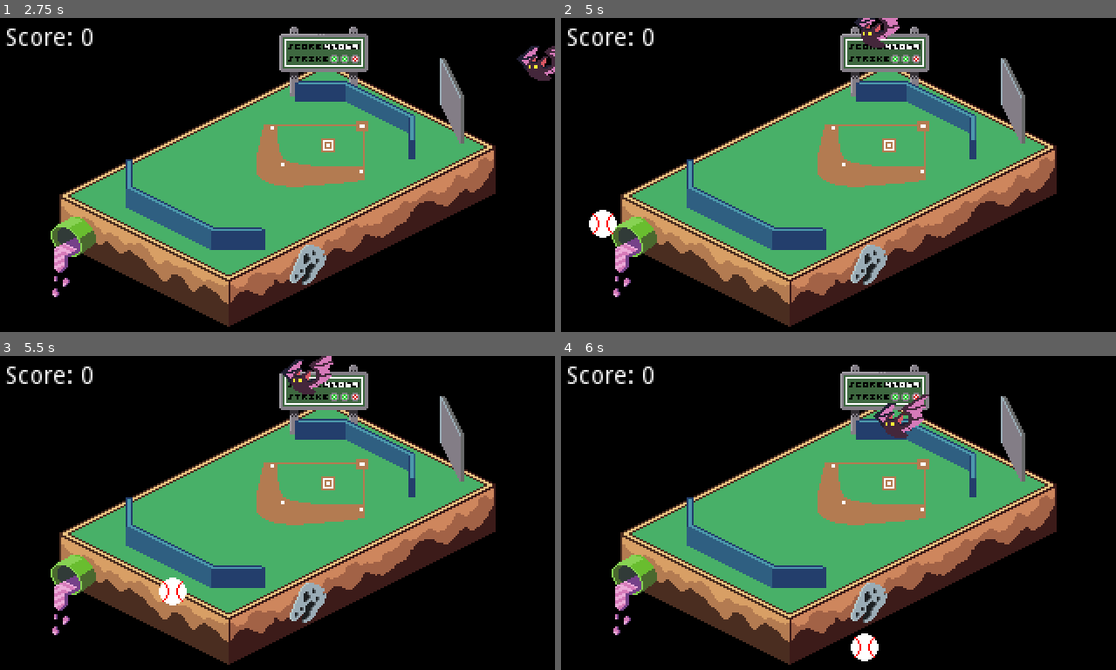
Above: before the commit, frames 1-4 (two rows, left to right).
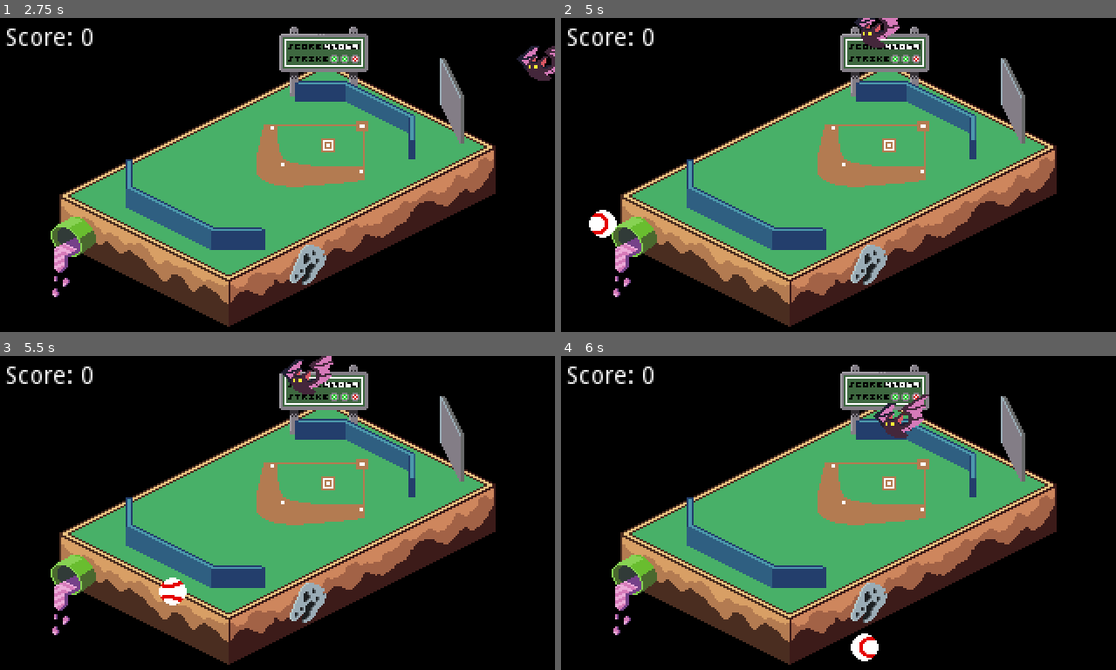
Above: after the commit, the same moments.

Repository: im-deepfriedwater/spaceball-bat
Game: Godot game, scene res://scenes/MainBaseballGame.tscn
Two runs of this game, one before a commit and one after it. Both use one fixed random seed, a clock stepped at 60 frames per second and the inputs below.
Inputs:
- Up to frame 1 (2.75 s): tap Enter (ui_accept) at 0.5, 0.6, 0.77, 1.07, 1.35, 1.52, 1.82, 2, 2.1 s; hold Right (ui_right) 0.53-1.28 s; hold Down (ui_down) 1.28-2.03 s; hold Right (ui_right) from 2.03 s (still down)
- Up to frame 2 (5 s): release Right (ui_right) at 2.78 s; hold Up (ui_up) 2.78-3.53 s; tap Enter (ui_accept) at 2.85, 3.02, 3.32, 3.6, 3.77, 4.07, 4.35, 4.52, 4.82 s; hold Left (ui_left) from 3.53 s (still down)
- Up to frame 3 (5.5 s): release Left (ui_left) at 5.03 s; hold Down (ui_down) from 5.03 s (still down); tap Enter (ui_accept) at 5.1 s
- Up to frame 4 (6 s): release Down (ui_down) at 5.78 s; hold Right (ui_right) from 5.78 s (still down); tap Enter (ui_accept) at 5.85 s

Frame 1 is identical in both runs. In frame 2, 0.1% of the frame differs, in the area x 5-10%, y 62-69%; in frame 3, 0.1%, in the area x 28-34%, y 71-79%; in frame 4, 0.1%.

Commit message:
Cleaned up code, added animated baseball
added the animated baseball, removed a bunch of unneeded comments, removed print statements.

Diff:
--- a/src/scenes/Baseball.tscn
+++ /dev/null
@@ -1,36 +0,0 @@
-[gd_scene load_steps=5 format=2]
-
-[ext_resource path="res://scripts/baseball/PlayfieldBaseball.gd" type="Script" id=1]
-[ext_resource path="res://assets/baseball/baseball-static-test.png" type="Texture" id=2]
-
-[sub_resource type="RectangleShape2D" id=1]
-extents = Vector2( 8, 8 )
-
-[sub_resource type="RectangleShape2D" id=2]
-
-[node name="PlayfieldBaseball" type="KinematicBody2D"]
-collision_layer = 2
-collision_mask = 2
-script = ExtResource( 1 )
-
-[node name="CollisionShape2D" type="CollisionShape2D" parent="."]
-shape = SubResource( 1 )
-
-[node name="Sprite" type="Sprite" parent="."]
-texture = ExtResource( 2 )
-
-[node name="AnimationPlayer" type="AnimationPlayer" parent="."]
-root_node = NodePath("../..")
-
-[node name="Baseball-top" type="Node2D" parent="."]
-
-[node name="Timer" type="Timer" parent="."]
-
-[node name="Area2D" type="Area2D" parent="."]
-collision_layer = 4
-
-[node name="CollisionShape2D" type="CollisionShape2D" parent="Area2D"]
-shape = SubResource( 2 )
-
-[connection signal="child_exiting_tree" from="." to="." method="_on_Baseball_child_exiting_tree"]
-[connection signal="body_entered" from="Area2D" to="." method="_on_Area2D_body_entered"]
--- a/src/scenes/Bat.tscn
+++ b/src/scenes/Bat.tscn
@@ -34,7 +34,7 @@
 blend_point_1/pos = 0.0
 
 [sub_resource type="AnimationNodeBlendTree" id=10]
-graph_offset = Vector2( -124.818, -321.649 )
+graph_offset = Vector2( -147.101, -220.028 )
 nodes/BodyBlink/node = SubResource( 15 )
 nodes/BodyBlink/position = Vector2( 240, -100 )
 nodes/BodyIdle/node = SubResource( 8 )
@@ -46,7 +46,7 @@
 nodes/WingBlendSpace/node = SubResource( 25 )
 nodes/WingBlendSpace/position = Vector2( 360, 60 )
 nodes/output/position = Vector2( 840, 40 )
-node_connections = [ "OneShot", 0, "BodyIdle", "OneShot", 1, "BodyBlink", "BodyWingBlend2", 0, "OneShot", "BodyWingBlend2", 1, "WingBlendSpace", "output", 0, "BodyWingBlend2" ]
+node_connections = [ "output", 0, "BodyWingBlend2", "BodyWingBlend2", 0, "OneShot", "BodyWingBlend2", 1, "WingBlendSpace", "OneShot", 0, "BodyIdle", "OneShot", 1, "BodyBlink" ]
 
 [sub_resource type="Animation" id=11]
 resource_name = "BodyBlink"
--- a/src/scenes/BgBaseball.tscn
+++ /dev/null
@@ -1,24 +0,0 @@
-[gd_scene load_steps=4 format=2]
-
-[ext_resource path="res://assets/baseball/baseball-static-test.png" type="Texture" id=1]
-[ext_resource path="res://scripts/baseball/background/BgBaseball.gd" type="Script" id=2]
-
-[sub_resource type="RectangleShape2D" id=1]
-extents = Vector2( 8, 8 )
-
-[node name="BgBaseball" type="KinematicBody2D"]
-script = ExtResource( 2 )
-
-[node name="CollisionShape2D" type="CollisionShape2D" parent="."]
-shape = SubResource( 1 )
-disabled = true
-
-[node name="Sprite" type="Sprite" parent="."]
-texture = ExtResource( 1 )
-
-[node name="Timer" type="Timer" parent="."]
-wait_time = 0.5
-__meta__ = {
-"_editor_description_": "
-"
-}
--- /dev/null
+++ b/src/scenes/baseball/Baseball.tscn
@@ -0,0 +1,115 @@
+[gd_scene load_steps=6 format=2]
+
+[ext_resource path="res://scripts/baseball/PlayfieldBaseball.gd" type="Script" id=1]
+[ext_resource path="res://assets/baseball/ball_large.png" type="Texture" id=2]
+
+[sub_resource type="RectangleShape2D" id=1]
+extents = Vector2( 8, 8 )
+
+[sub_resource type="RectangleShape2D" id=2]
+
+[sub_resource type="Animation" id=3]
+length = 1.4
+loop = true
+tracks/0/type = "value"
+tracks/0/path = NodePath("Sprite:texture")
+tracks/0/interp = 1
+tracks/0/loop_wrap = false
+tracks/0/imported = false
+tracks/0/enabled = true
+tracks/0/keys = {
+"times": PoolRealArray( 0 ),
+"transitions": PoolRealArray( 1 ),
+"update": 1,
+"values": [ ExtResource( 2 ) ]
+}
+tracks/1/type = "value"
+tracks/1/path = NodePath("Sprite:hframes")
+tracks/1/interp = 1
+tracks/1/loop_wrap = false
+tracks/1/imported = false
+tracks/1/enabled = true
+tracks/1/keys = {
+"times": PoolRealArray( 0 ),
+"transitions": PoolRealArray( 1 ),
+"update": 1,
+"values": [ 3 ]
+}
+tracks/2/type = "value"
+tracks/2/path = NodePath("Sprite:vframes")
+tracks/2/interp = 1
+tracks/2/loop_wrap = false
+tracks/2/imported = false
+tracks/2/enabled = true
+tracks/2/keys = {
+"times": PoolRealArray( 0 ),
+"transitions": PoolRealArray( 1 ),
+"update": 1,
+"values": [ 3 ]
+}
+tracks/3/type = "value"
+tracks/3/path = NodePath("Sprite:visible")
+tracks/3/interp = 1
+tracks/3/loop_wrap = false
+tracks/3/imported = false
+tracks/3/enabled = true
+tracks/3/keys = {
+"times": PoolRealArray( 0 ),
+"transitions": PoolRealArray( 1 ),
+"update": 1,
+"values": [ true ]
+}
+tracks/4/type = "value"
+tracks/4/path = NodePath("Sprite:frame")
+tracks/4/interp = 1
+tracks/4/loop_wrap = false
+tracks/4/imported = false
+tracks/4/enabled = true
+tracks/4/keys = {
+"times": PoolRealArray( 0, 0.1, 0.2, 0.3, 0.4, 0.5, 0.6, 0.7, 0.8, 0.9, 1, 1.1, 1.2, 1.3 ),
+"transitions": PoolRealArray( 1, 1, 1, 1, 1, 1, 1, 1, 1, 1, 1, 1, 1, 1 ),
+"update": 1,
+"values": [ 0.0, 0.0, 1.0, 1.0, 2.0, 2.0, 3.0, 3.0, 4.0, 4.0, 5.0, 5.0, 6.0, 6.0 ]
+}
+
+[node name="PlayfieldBaseball" type="KinematicBody2D"]
+collision_layer = 2
+collision_mask = 2
+script = ExtResource( 1 )
+
+[node name="CollisionShape2D" type="CollisionShape2D" parent="."]
+shape = SubResource( 1 )
+
+[node name="Baseball-top" type="Node2D" parent="."]
+
+[node name="Timer" type="Timer" parent="."]
+
+[node name="Area2D" type="Area2D" parent="."]
+collision_layer = 4
+
+[node name="CollisionShape2D" type="CollisionShape2D" parent="Area2D"]
+shape = SubResource( 2 )
+
+[node name="AnimationPlayer" type="AnimationPlayer" parent="."]
+autoplay = "default"
+anims/default = SubResource( 3 )
+
+[node name="Sprite" type="Sprite" parent="."]
+texture = ExtResource( 2 )
+hframes = 3
+vframes = 3
+__meta__ = {
+"_aseprite_wizard_config_": {
+"layer": "",
+"o_ex_p": "",
+"o_folder": "",
+"o_name": "",
+"only_visible": false,
+"op_exp": false,
+"player": "AnimationPlayer",
+"source": "C:/Users/tomdt/Dev/baseball-bat/concept-art/ball_large.aseprite"
+}
+}
+
+[connection signal="child_exiting_tree" from="." to="." method="_on_Baseball_child_exiting_tree"]
+[connection signal="body_entered" from="Area2D" to="." method="_on_Area2D_body_entered"]
--- /dev/null
+++ b/src/scenes/baseball/BgBaseball.tscn
@@ -0,0 +1,106 @@
+[gd_scene load_steps=5 format=2]
+
+[ext_resource path="res://scripts/baseball/background/BgBaseball.gd" type="Script" id=1]
+[ext_resource path="res://assets/baseball/ball_large.png" type="Texture" id=2]
+
+[sub_resource type="RectangleShape2D" id=1]
+extents = Vector2( 8, 8 )
+
+[sub_resource type="Animation" id=2]
+length = 1.4
+loop = true
+tracks/0/type = "value"
+tracks/0/path = NodePath("Sprite:texture")
+tracks/0/interp = 1
+tracks/0/loop_wrap = false
+tracks/0/imported = false
+tracks/0/enabled = true
+tracks/0/keys = {
+"times": PoolRealArray( 0 ),
+"transitions": PoolRealArray( 1 ),
+"update": 1,
+"values": [ ExtResource( 2 ) ]
+}
+tracks/1/type = "value"
+tracks/1/path = NodePath("Sprite:hframes")
+tracks/1/interp = 1
+tracks/1/loop_wrap = false
+tracks/1/imported = false
+tracks/1/enabled = true
+tracks/1/keys = {
+"times": PoolRealArray( 0 ),
+"transitions": PoolRealArray( 1 ),
+"update": 1,
+"values": [ 3 ]
+}
+tracks/2/type = "value"
+tracks/2/path = NodePath("Sprite:vframes")
+tracks/2/interp = 1
+tracks/2/loop_wrap = false
+tracks/2/imported = false
+tracks/2/enabled = true
+tracks/2/keys = {
+"times": PoolRealArray( 0 ),
+"transitions": PoolRealArray( 1 ),
+"update": 1,
+"values": [ 3 ]
+}
+tracks/3/type = "value"
+tracks/3/path = NodePath("Sprite:visible")
+tracks/3/interp = 1
+tracks/3/loop_wrap = false
+tracks/3/imported = false
+tracks/3/enabled = true
+tracks/3/keys = {
+"times": PoolRealArray( 0 ),
+"transitions": PoolRealArray( 1 ),
+"update": 1,
+"values": [ true ]
+}
+tracks/4/type = "value"
+tracks/4/path = NodePath("Sprite:frame")
+tracks/4/interp = 1
+tracks/4/loop_wrap = false
+tracks/4/imported = false
+tracks/4/enabled = true
+tracks/4/keys = {
+"times": PoolRealArray( 0, 0.1, 0.2, 0.3, 0.4, 0.5, 0.6, 0.7, 0.8, 0.9, 1, 1.1, 1.2, 1.3 ),
+"transitions": PoolRealArray( 1, 1, 1, 1, 1, 1, 1, 1, 1, 1, 1, 1, 1, 1 ),
+"update": 1,
+"values": [ 0.0, 0.0, 1.0, 1.0, 2.0, 2.0, 3.0, 3.0, 4.0, 4.0, 5.0, 5.0, 6.0, 6.0 ]
+}
+
+[node name="BgBaseball" type="KinematicBody2D"]
+script = ExtResource( 1 )
+
+[node name="CollisionShape2D" type="CollisionShape2D" parent="."]
+shape = SubResource( 1 )
+disabled = true
+
+[node name="Sprite" type="Sprite" parent="."]
+texture = ExtResource( 2 )
+hframes = 3
+vframes = 3
+__meta__ = {
+"_aseprite_wizard_config_": {
+"layer": "",
+"o_ex_p": "",
+"o_folder": "",
+"o_name": "",
+"only_visible": false,
+"op_exp": false,
+"player": "AnimationPlayer",
+"source": "C:/Users/tomdt/Dev/baseball-bat/concept-art/ball_large.aseprite"
+}
+}
+
+[node name="Timer" type="Timer" parent="."]
+wait_time = 0.5
+__meta__ = {
+"_editor_description_": "
+"
+}
+
+[node name="AnimationPlayer" type="AnimationPlayer" parent="."]
+autoplay = "default"
+anims/default = SubResource( 2 )
--- a/src/scripts/Bat.gd
+++ b/src/scripts/Bat.gd
@@ -13,6 +13,7 @@
 export var flappy_vertical_max_speed: float =  55
 export var flappy_gravity: float = 105
 export var flappy_input_buffer_in_seconds: float = 0.05
+# export var flappy_input_buffer_in_seconds: float = 0.30
 export var flappy_horizontal_impulse: float = 35
 export var flappy_horizontal_max_speed: float = 90
 export var flappy_horizontal_acceleration: float = 100
@@ -60,6 +61,7 @@
 
 	if !flappy_is_input_buffering and Input.is_action_just_pressed("ui_accept"):
 		bat_velocity.y += -flappy_vertical_max_speed
+		#bat_velocity.y = -flappy_vertical_max_speed
 		flappy_is_input_buffering = true
 		flappy_input_buffer_timer.start()
 
--- a/src/scripts/baseball/PlayfieldBaseball.gd
+++ b/src/scripts/baseball/PlayfieldBaseball.gd
@@ -2,57 +2,39 @@
 extends KinematicBody2D
 
 export var BASEBALL_GRAVITY = 1.0
-#export var SMALL_BALL_TIME = 0.9
 var DELETE_Y = 250
 
 onready var sprite = $Sprite
 onready var collision_shape = $CollisionShape2D
-#onready var timer = $Timer
 
 var is_following_path = false
 var current_velocity: Vector2
 
 # Called when the node enters the scene tree for the first time.
 func _ready():
-	#print("Setting timeout")
-#	timer.one_shot = true
-	#timer.wait_time= SMALL_BALL_TIME
-#	timer.start()
-#	timer.connect("timeout", self, "on_timeout")
-
-	#Disable collisions for first X 'frames'
 	collision_shape.disabled = true
-	#sprite.scale = Vector2(0.5, 0.5)
 
 func _physics_process(_delta):
 	if !is_following_path && current_velocity:
 		#infinite inertia set to false, do we care about collsions with rigidbodies?
 		move_and_collide(current_velocity , false, true, false)
-
 		#Apply Gravity
-		#print(global_position)
 		current_velocity.y += BASEBALL_GRAVITY * _delta
 		if global_position.y > DELETE_Y:
 			queue_free();
 
 
 func addVelocity( vel : Vector2 ):
-	#print("adding velocity to baseball . . . ")
 	current_velocity = vel;
 
 
 func addPath():
 	pass
 
-#func on_timeout ():
-#	sprite.scale = Vector2(1, 1)
-#	collision_shape.disabled = false
-
 func _on_Area2D_body_entered(body):
 	BaseballEventsSingleton.emit_signal("catch_baseball")
 	queue_free()
 
-
 # called during the exit logic when this node is queued to be freed
 func _on_Baseball_child_exiting_tree(node):
 	BaseballEventsSingleton.emit_signal("destroy_baseball")
--- a/src/scripts/baseball/PlayfieldBaseballLauncher.gd
+++ b/src/scripts/baseball/PlayfieldBaseballLauncher.gd
@@ -5,14 +5,13 @@
 export var BALL_ANGLE_DEGREES = 45
 export var BALL_ANGLE_RADS = 0
 
-const Baseball = preload("res://scenes/Baseball.tscn")
+const Baseball = preload("res://scenes/baseball/Baseball.tscn")
 
 func _ready():
-#	BaseballEventsSingleton.connect("launch_baseball", self, "_on_BaseballEventsSingleton_launch_baseball")
+	#We wait for the background baseball to be destroyed, then spawn a new one in the foreground
 	BaseballEventsSingleton.connect("destroy_background_baseball", self , "launch_from_bg")
 
 func launch_from_bg(destroyed_position: Vector2, destroyed_velocity: Vector2):
-	print("launch from bg hit")
 	var flipped_velocity = Vector2(destroyed_velocity.x, destroyed_velocity.y * -1.0)
 	var launch_angle = flipped_velocity.angle()
 	var start_x = (destroyed_position.x - ( Globals.SCREEN_WIDTH / 2.0 )) * -1.0 # reflects X position over midpoint of screen
@@ -26,13 +25,12 @@
 	launch_baseball()
 
 func launch_baseball():
-	#print("launching baseball bby")
-	#instanciate a baseball at pos
 	var baseball= Baseball.instance()
 	baseball.global_position = global_position
 	baseball.set_as_toplevel(true)
 	add_child(baseball)
 
+	#todo - should we have pathed balls? or change gravity per ball differently?
 	var ball_type_roll = randf()
 
 	#RNG trajectory type
@@ -45,8 +43,6 @@
 	pass
 
 func generate_random_velocity():
-	#print("physics based ball")
-	#var launch_vector = Vector2(BALL_VELOCITY,0).rotated( - BALL_ANGLE_DEGREES * PI/180)
 	var launch_vector = Vector2(BALL_VELOCITY,0).rotated( - BALL_ANGLE_RADS)
 
 	return launch_vector
--- a/src/scripts/baseball/background/BgBaseball.gd
+++ b/src/scripts/baseball/background/BgBaseball.gd
@@ -42,25 +42,20 @@
 			global_position.y < TOP_DESTROY_BOUNDS ||
 			global_position.x < LEFT_DESTROY_BOUNDS ||
 			global_position.x > RIGHT_DESTROY_BOUNDS):
-			print("destroyed ball")
 			delete_ball()
 
 func addVelocity( vel : Vector2 ):
-	#print("adding velocity to baseball . . . ")
 	current_velocity = vel;
 
 
 func on_timeout():
-	print("timeout hit")
 	sprite.scale = Vector2(
 		sprite.scale.x +BASEBALL_SCALE_STEP,
 		sprite.scale.y + BASEBALL_SCALE_STEP)
-	print(sprite.scale.x)
 	if sprite.scale.x > MAX_BASEBALL_SCALE :
 		sprite.scale = Vector2(MAX_BASEBALL_SCALE,MAX_BASEBALL_SCALE)
 	current_velocity = current_velocity * BASEBALL_VELOCITY_SCALER_STEP
 
 func delete_ball():
-	print(global_position)
 	BaseballEventsSingleton.emit_signal("destroy_background_baseball",global_position, current_velocity)
 	queue_free()
--- a/src/scripts/baseball/background/BgBaseballLauncher.gd
+++ b/src/scripts/baseball/background/BgBaseballLauncher.gd
@@ -8,7 +8,7 @@
 #we should work out what feels good for this at some point, possibly having some sort of function that provides an appropriate magnitude given an angle
 
 
-const BgBaseball = preload("res://scenes/BgBaseball.tscn")
+const BgBaseball = preload("res://scenes/baseball/BgBaseball.tscn")
 
 func _ready():
 	BaseballEventsSingleton.connect("launch_baseball", self, "_on_bg_baseball_launch_event")
@@ -18,7 +18,6 @@
 	launch_baseball()
 
 func launch_baseball():
-	#print("launching baseball bby")
 	#instanciate a baseball at pos
 	var rng = RandomNumberGenerator.new()
 	rng.randomize()
@@ -27,7 +26,6 @@
 	#baseball.set_as_toplevel(true)
 	get_parent().add_child(baseball)
 	var launch_vector = Vector2(BALL_VELOCITY,0).rotated(rng.randf_range(0,359) * PI/180)
-	print(launch_vector.angle())
 	baseball.addVelocity(launch_vector)
 
 func _physics_process(_delta):
Binary file added: src/assets/baseball/ball_large.png
Not shown, added: src/assets/baseball/ball_large.png.import
Not shown, changed: src/assets/characters/bat_version1.aseprite.import
Renamed: src/scenes/BaseballLauncher.tscn -> src/scenes/baseball/BaseballLauncher.tscn
